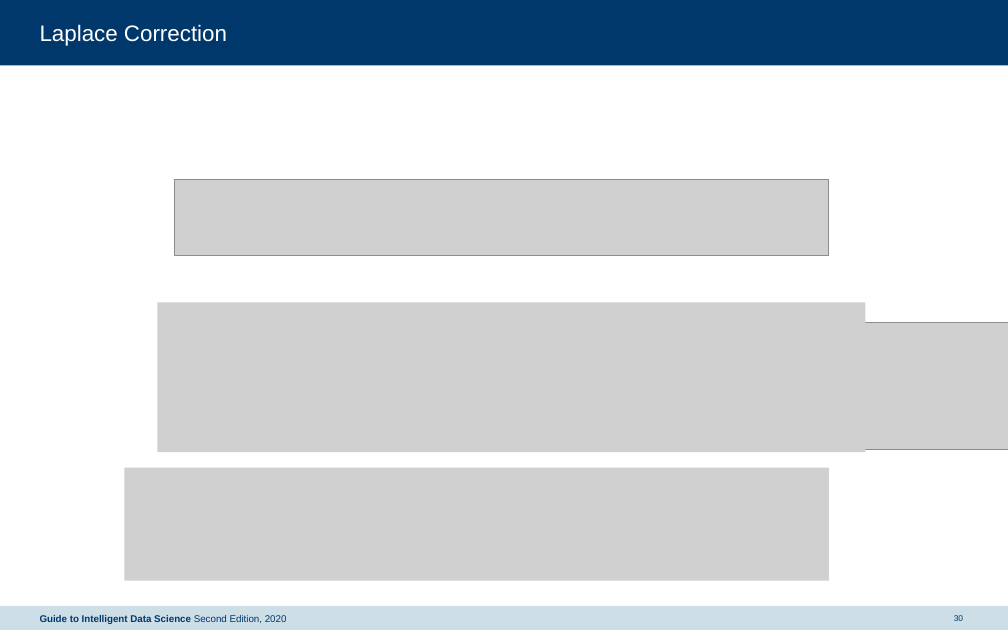
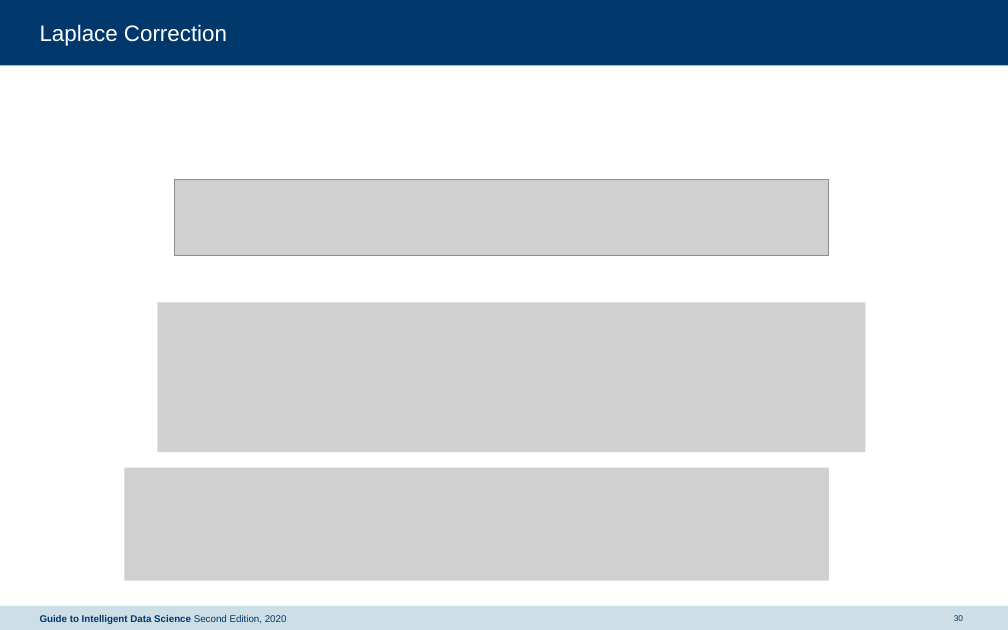
Before and after one commit to sathayas/GuideIDSWeb, a slide deck: slide 30 of downloads/Chapter8_Bayes_Classifiers_v2_20210223.pptx. Drawn at 1008x630 pixels with LibreOffice and Linux fonts; fonts in the diff are those of the drawing; grey boxes stand for pictures. Boxes give left, top, right and bottom in pixels: in the first picture for what was removed or moved away, otherwise in the second. Text is boxed around its words. In the diff, an @@ line names an element or a change of style, - is before the commit and + after.

Commit message:
Materials: Fix Bayes slides

```diff
--- a/downloads/Chapter8_Bayes_Classifiers_v2_20210223.pptx
+++ b/downloads/Chapter8_Bayes_Classifiers_v2_20210223.pptx
@@ picture removed at [829, 323, 1008, 450] @@
```
Also in this commit, not shown: 1 other file.
